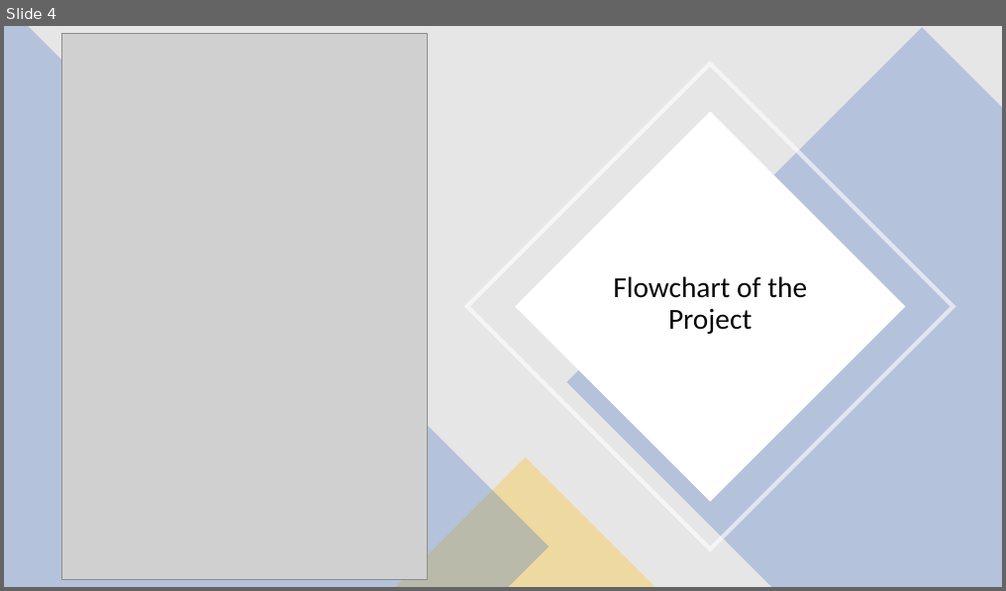
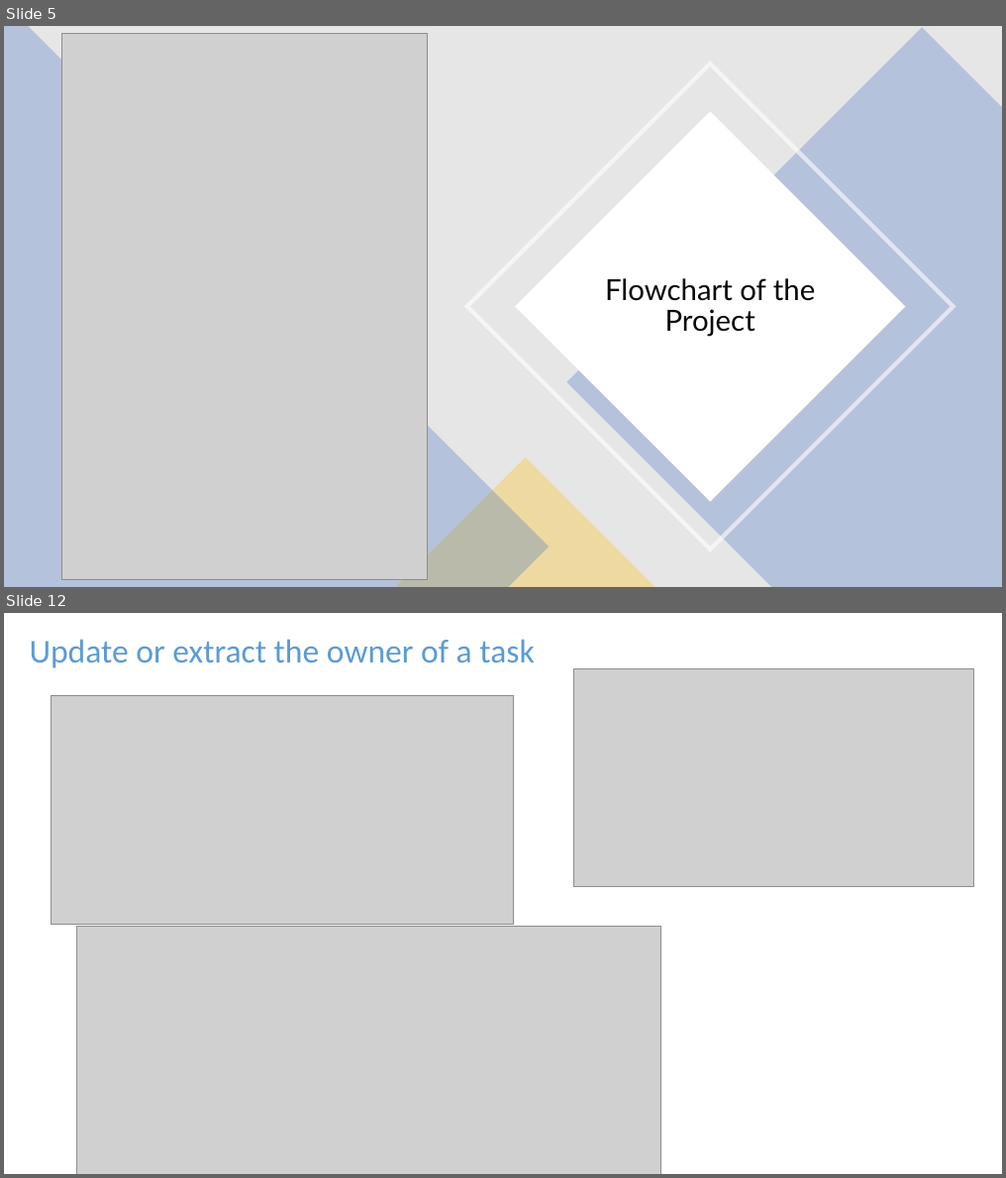
Before and after one commit to MaxLiorCo/Tasks_Back_End, a slide deck: Project Presentation Slides.pptx. Shown one above the other, each under a label of ours: slide 4 before the commit, slides 5 and 12 after it; the slides between them are not shown. The pictures are 1006x591 and 1006x1178 pixels, drawn with LibreOffice and Linux fonts; fonts in the diff are those of the drawing; grey boxes stand for pictures. Boxes give left, top, right and bottom in pixels: in the first picture for what was removed or moved away, otherwise in the second. Text is boxed around its words. In the diff, an @@ line names an element or a change of style, - is before the commit and + after.

```diff
--- a/Project Presentation Slides.pptx
+++ b/Project Presentation Slides.pptx
@@ slide 12 added at (x1=4, y1=613, x2=1002, y2=1174), background #FFFFFF @@
@@ text added at (x1=30, y1=639, x2=534, y2=668), 32 pt, text gradient #1F4E79 to #5B9BD5 to #9DC3E6 @@
+Update or extract the owner of a task
@@ picture added at (x1=573, y1=669, x2=974, y2=887) @@
@@ picture added at (x1=51, y1=696, x2=514, y2=925) @@
@@ picture added at (x1=76, y1=927, x2=661, y2=1174) @@
@@ what was slide 4 is now slide 5 @@
@@ slide 5 changed as well @@
@@ text "Flowchart of the Project" at (x1=605, y1=278, x2=815, y2=337): font Calibri to Lato @@
```
Also in this commit, not shown: 3 other slides changed, 13 other slides added, 4 other files.
